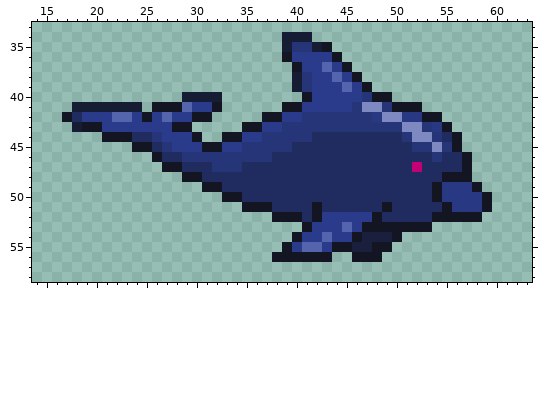
Edited in one commit: sprite sheet (Brave_Wings/images/units/aquatics/dolphin.png). This is how it looked before the edit.
The file is 72x72 pixels. Shown: x 14..63, y 33..58.
After:
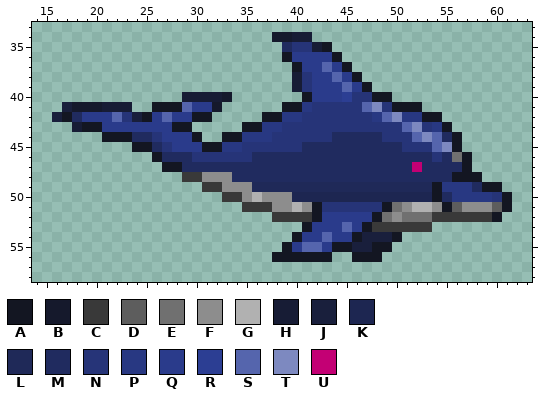
Palette (. is transparent): A #131622  B #15192c  C #393939  D #5d5d5d  E #707070  F #8d8d8d  G #b1b1b1  H #171c35  J #191f3c  K #1d2651  L #1f2958  M #202b5f  N #263478  P #283882  Q #2a3b8b  R #2c3e93  S #5565ad  T #7d89c0  U #c30074
Edits made:
@@ x 36..41 @@
 33 ......
-34 ...HHH
-35 ...HNN
+34 ..BBHH
+35 ...MNN
 36 ...AQQ
@@ x 14..63 @@
 39 ..........................HNQQQSQA................
-40 ...............HHHH........AQQQQQNAA..............
-41 ....HHHHHHH.AAASQQA......AAQQQQQNTTNAAA...........
-42 ...AMQQQSSQAQSQQAA.....AAQQNNNNNNNPTTPPAA.........
-43 ....HAAQQQQQQQAA.....AAQQNNNNNNNNNNNNTTNPA........
-44 .......AAAMMNQQQA..AAQQNNNNNMMMMMMMMMNTTNMA.......
-45 ..........AAMNQQQAAQQNNNNNMMMMMMMMMMMMNNTNA.......
-46 ............AMMNNNNNNNNNMMMMMMMMMMMMMMMMNMMA......
-47 .............AAMMMNNNMMMMMMMMMMMMMMMMMUMMMMA......
-48 ...............AAMMMMMMMMMMMMMMMMMMMMMMMMAAA......
-49 .................AAMMMMMMMMMMMMMMMMMMMMMAPPPA.....
-50 ...................AAMMMMMMMMMMMMMMMMMMMAPPPPA....
-51 .....................AAAMMMMAMMMMMMAMMMMMAPPPA....
-52 ........................AAAMAQQQQQAMMMMMAAAAA.....
-53 ...........................AQQQSQAAAAAAA..........
+40 ...............HHHHB.......AQQQRNNAA..............
+41 ...JBBBHHH..AAASQQB......AAPNNNNNSTNAAA...........
+42 ..JAMQQQSNJAQSQQAA.....AAPPNNNNNNNPSTPPAA.........
+43 ....HAAQQQQQQQAA.....AAPPNNNNNNNNNNNNSTNPA........
+44 .......AAAMMNQQQA..AAPPPNNNNNNMMMMMNNNSTSMA.......
+45 ..........AAMNQQQAAPPNNNNNNMMMMMMMMMMNNNSTA.......
+46 ............AMMMNNNNNNMMMMMMMMMMMMMMMMMMNMEA......
+47 .............AAMMMMMMMMMMMMMMMMMMMMMMMUMMMMA......
+48 ...............CCFFFMMMMMMMMMMMMMMMMMMMMMMAAA.....
+49 .................CCFFFLLLLLLLLLLLLLLLLLLAPPPMAA...
+50 ...................CCFGFFFKKKKKKKKKKKKKKAMPPPPNA..
+51 .....................CCCFFGFANNNNNNAEFGGFADFFFDA..
+52 ........................CCCCAQQQQQAEFEEECCCCCCA...
+53 ...........................AQQQSQACCCCCC..........
 54 ..........................AQQSQQAJJJA.............
